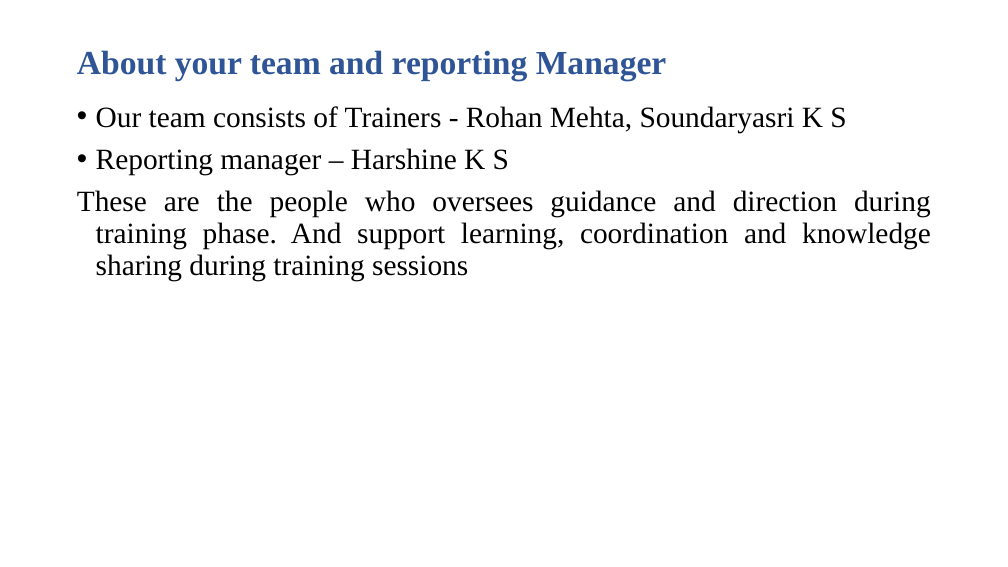
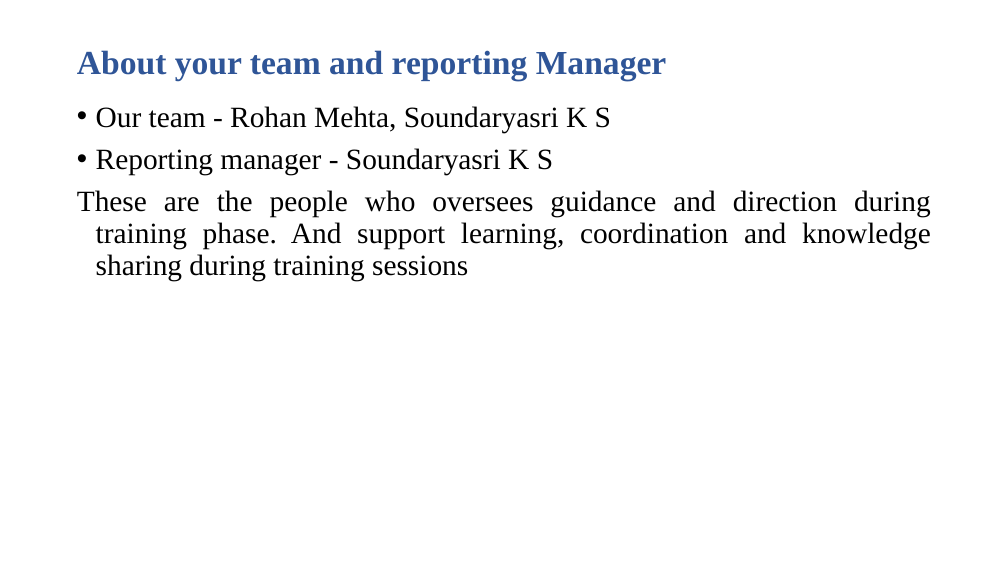
Before and after one commit to tanushreer-7/8-sem-internship, a slide deck: slide 5 of CSE7302-Internship_Review-1 Deloitte.pptx. Drawn at 1008x567 pixels with LibreOffice and Linux fonts; fonts in the diff are those of the drawing; background and template pictures are left out. Boxes give left, top, right and bottom in pixels: in the first picture for what was removed or moved away, otherwise in the second. Text is boxed around its words. In the diff, an @@ line names an element or a change of style, - is before the commit and + after.

```diff
--- a/CSE7302-Internship_Review-1 Deloitte.pptx
+++ b/CSE7302-Internship_Review-1 Deloitte.pptx
@@ text at (x1=96, y1=106, x2=611, y2=175): text changed @@
-• Our team consists of Trainers - Rohan Mehta, Soundaryasri K S
-• Reporting manager – Harshine K S
+• Our team - Rohan Mehta, Soundaryasri K S
+• Reporting manager - Soundaryasri K S
```
Also in this commit, not shown: 1 other slide changed, 3 other files.
